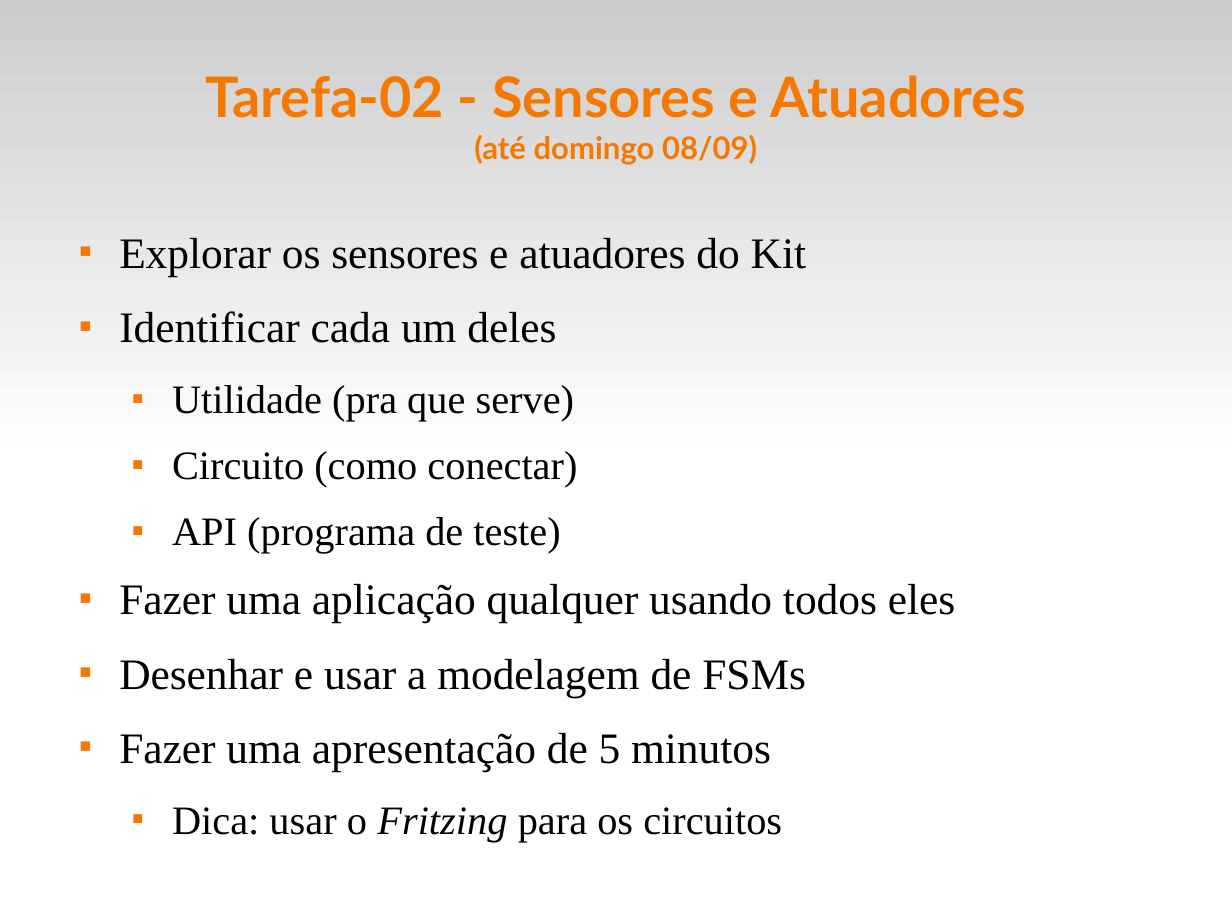
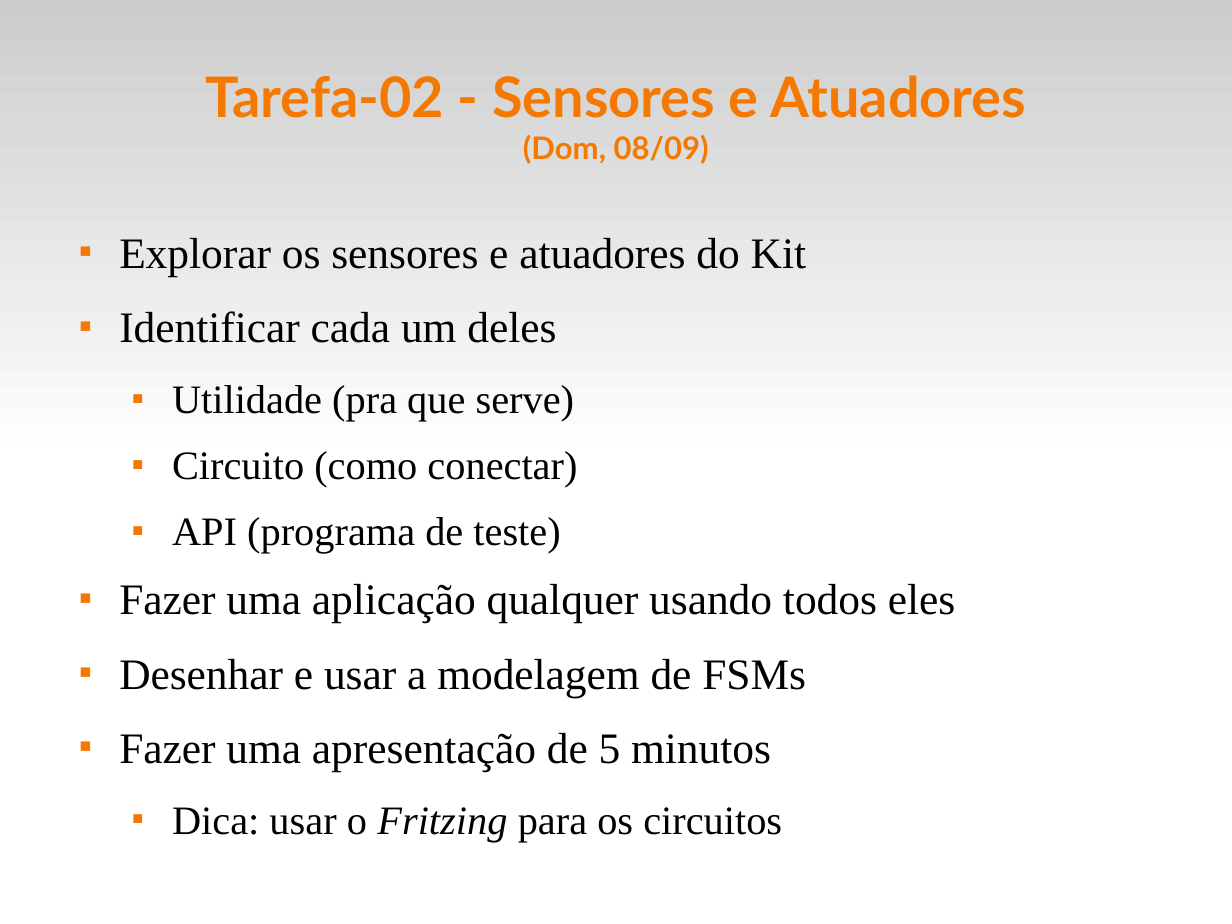
Before and after one commit to fsantanna-uerj/SE, a slide deck: slide 13 of Slides/se-00-intro.odp. Drawn at 1232x924 pixels with LibreOffice and Linux fonts; fonts in the diff are those of the drawing. Boxes give left, top, right and bottom in pixels: in the first picture for what was removed or moved away, otherwise in the second. Text is boxed around its words. In the diff, an @@ line names an element or a change of style, - is before the commit and + after.

```diff
--- a/Slides/se-00-intro.odp
+++ b/Slides/se-00-intro.odp
@@ title at [205,75,1026,164]: text changed @@
-Tarefa-02 - Sensores e Atuadores
-(até domingo 08/09)
+Tarefa-02 - Sensores e Atuadores
+(Dom, 08/09)
```
Also in this commit, not shown: 5 other slides changed, 2 slides added, 3 other files.
